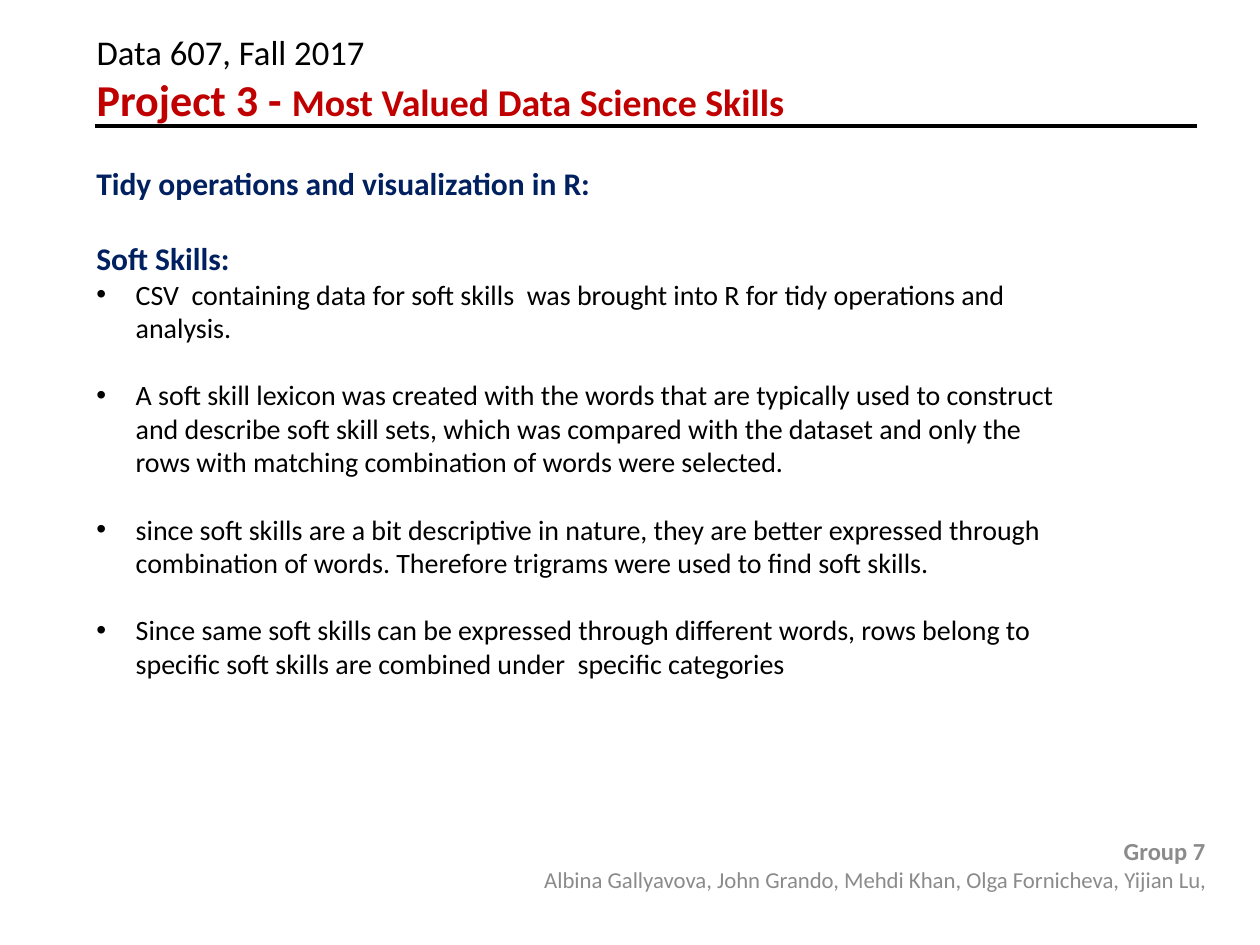
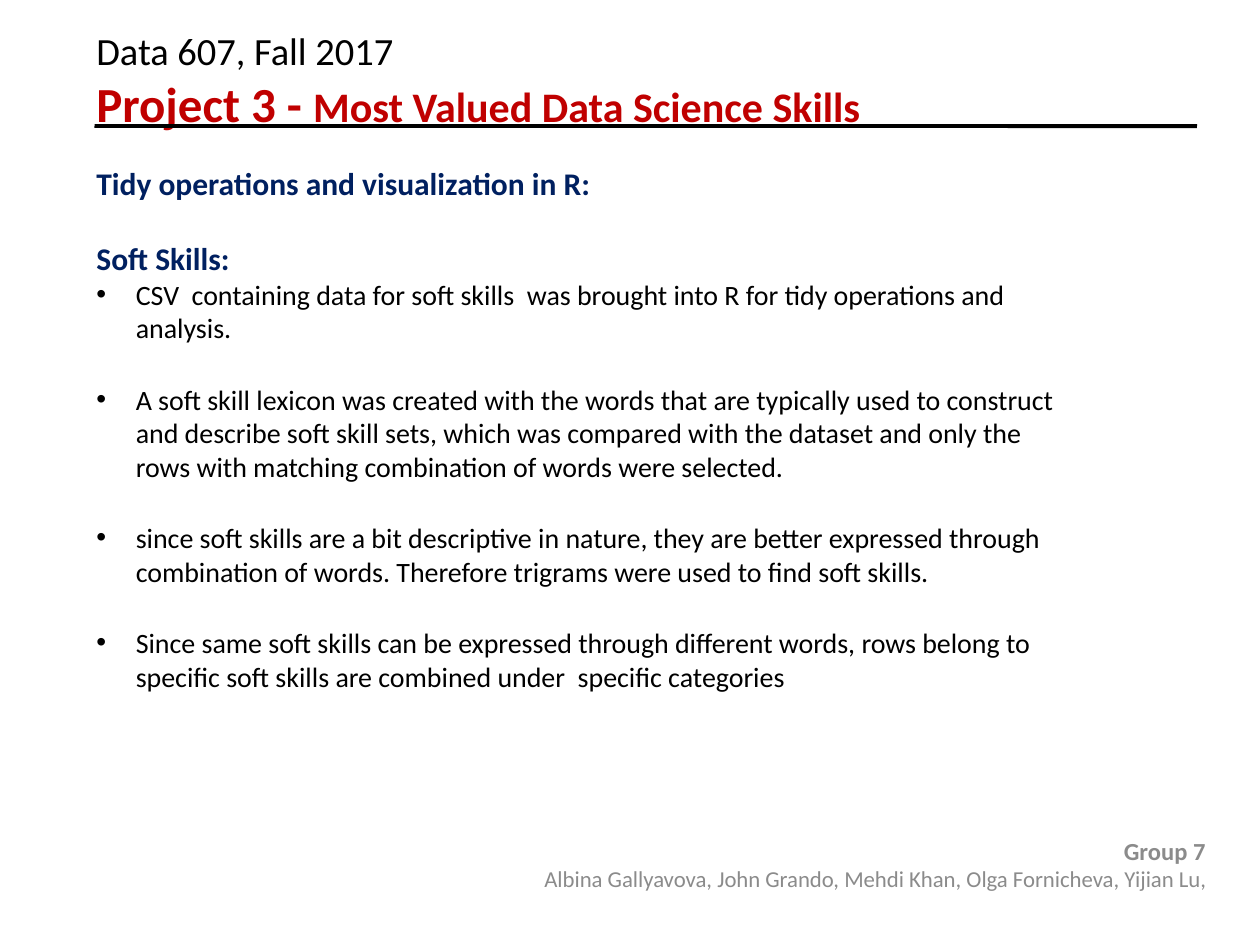
Before and after one commit to olga0503/data607-project3, a slide deck: slide 3 of project3.pptx (slide 4 before the commit). Drawn at 1260x945 pixels with LibreOffice and Linux fonts; fonts in the diff are those of the drawing; background and template pictures are left out. Boxes give left, top, right and bottom in pixels: in the first picture for what was removed or moved away, otherwise in the second. Text is boxed around its words. In the diff, an @@ line names an element or a change of style, - is before the commit and + after.

```diff
--- a/project3.pptx
+++ b/project3.pptx
@@ text "Data 607, Fall 2017 Project ..." at (x1=96, y1=38, x2=861, y2=131): size 19.8 to 22 pt in "Data 607, Fall 2017"; size 25.2 to 28 pt in "Project 3 -"; size 21.6 to 24 pt in "Most Valued Data Science Skills" @@
@@ line (94, 126) - (1197, 126): stroke #000000 2.25 pt to #000000 2.24 pt @@
@@ text "Tidy operations and visualization in ..." rewrapped from (x1=96, y1=173, x2=1053, y2=679) to (x1=96, y1=173, x2=1053, y2=692) @@
@@ text "Group 7" at (x1=544, y1=844, x2=1206, y2=891): text colour #8C8C8C to #8B8B8B; less space between paragraphs @@
```
Also in this commit, not shown: 9 other slides changed, 1 slide removed.
